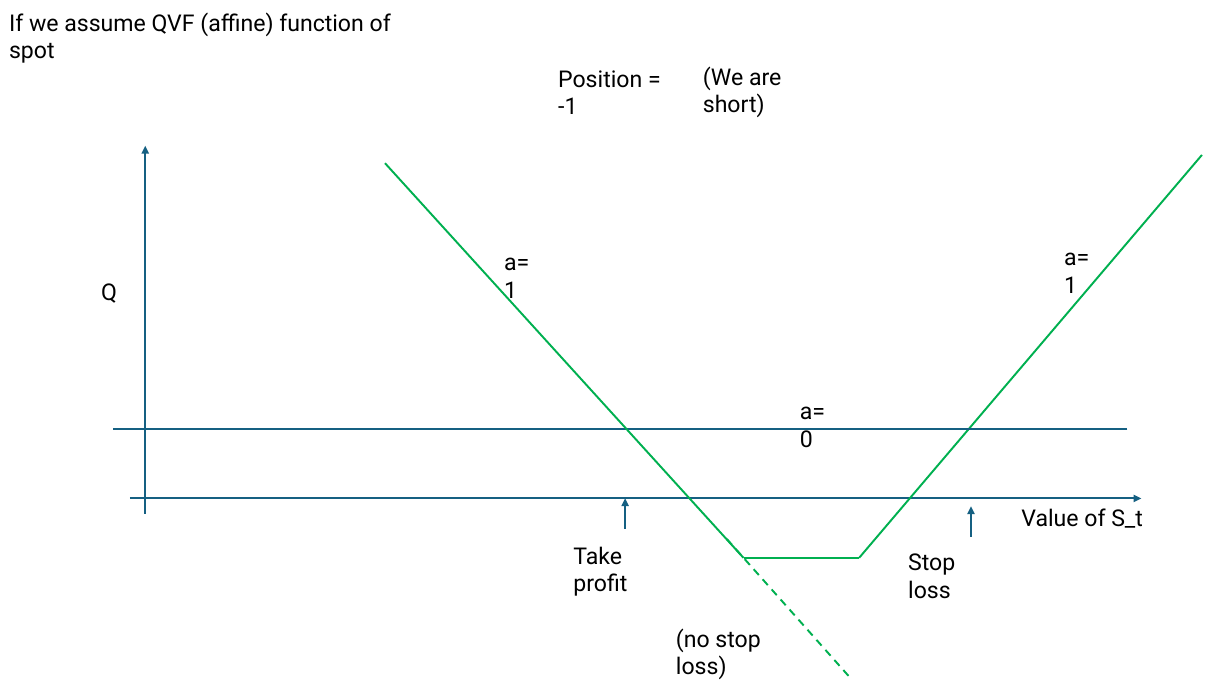
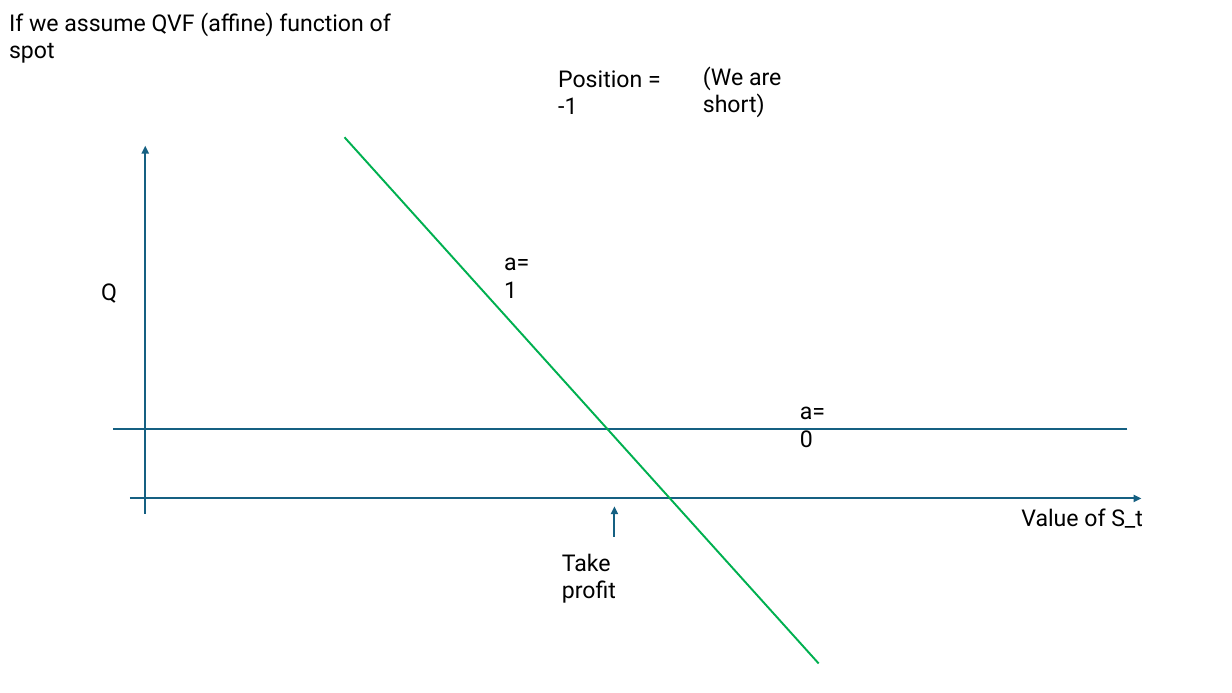
Before and after one commit to neelsnarayan/cme241, a slide deck: slide 7 of RL_Project/project_RL.pptx. Drawn at 1232x693 pixels with LibreOffice and Linux fonts; fonts in the diff are those of the drawing. Boxes give left, top, right and bottom in pixels: in the first picture for what was removed or moved away, otherwise in the second. Text is boxed around its words. In the diff, an @@ line names an element or a change of style, - is before the commit and + after.

```diff
--- a/RL_Project/project_RL.pptx
+++ b/RL_Project/project_RL.pptx
@@ line moved from (385, 164) - (744, 558) to (345, 138) - (819, 664) @@
@@ line removed from (860, 558) to (1202, 155) @@
@@ text removed at bbox=[1064, 252, 1089, 293] @@
-a=1
@@ arrow moved from (626, 529) - (626, 498) to (615, 537) - (615, 506) @@
@@ arrow removed from (971, 537) to (971, 506) @@
@@ line removed from (727, 539) to (852, 679) @@
@@ text "Take profit": place and size @@
-text "Take profit" at bbox=[573, 546, 627, 596]
+text "Take profit" at bbox=[562, 553, 616, 603]
@@ line removed from (744, 558) to (860, 558) @@
@@ text removed at bbox=[908, 553, 955, 599] @@
-Stop loss
@@ text removed at bbox=[676, 628, 760, 679] @@
-(no stop loss)
```
Also in this commit, not shown: 2 other slides changed, 22 other files.
